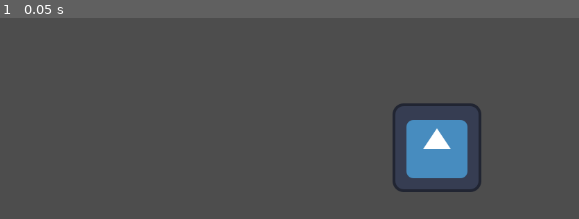
Above: before the commit, frame 1.
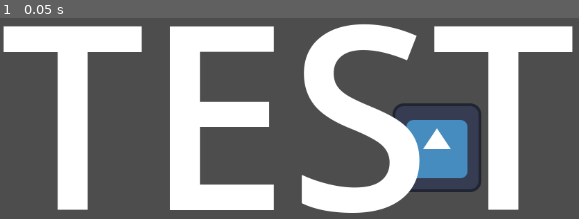
Above: after the commit, the same moment.

Repository: LyranockMB/GJ_prep_2
Game: Godot game, scene res://world.tscn
The game is run twice, just before and just after one commit, with the same random seed, the same clock (stepped at 60 frames per second) and the same inputs. The engine's default icon, where the game draws it, is replaced by a stand-in: a white triangle on a blue panel in a dark square.
Inputs:
- Up to frame 1 (0.05 s): no input

The runs differ from the first frame. In frame 1, 33% of the frame differs, in the area x 0-99%, y 2-98%.

Commit message:
Update world.tscn

Diff:
--- a/world.tscn
+++ b/world.tscn
@@ -6,3 +6,9 @@
 
 [node name="main" parent="." instance=ExtResource("1_f3sb7")]
 position = Vector2(630, 307)
+
+[node name="Label" type="Label" parent="."]
+offset_right = 47.0
+offset_bottom = 30.0
+theme_override_font_sizes/font_size = 371
+text = "TEST"
